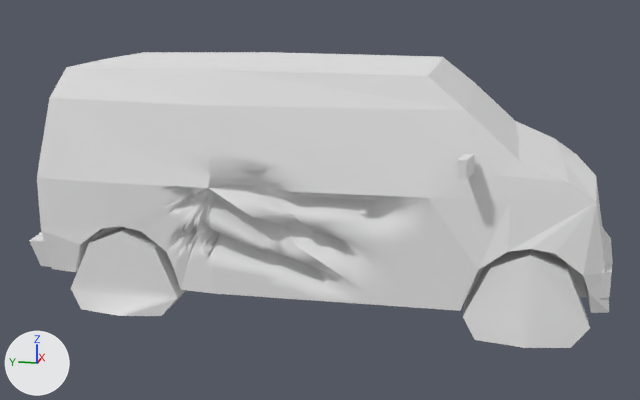
The OBJ model assets/models/PSX_Style_Cars_by_GGBot_(August2023)/Car 04/Car4_scratched.obj as it was, and as the next commit left it.
Both versions are drawn from a camera (50 mm lens) standing at (-9.81, -1.86, 3.32) and looking at (-0.09, 0.08, 0.89). Lighting does not change. The marker at lower left points along +X, +Y and +Z. Where no turn or scale is listed for an object, it has been applied to the vertices.

Names of what the first picture shows: 'Car4'.
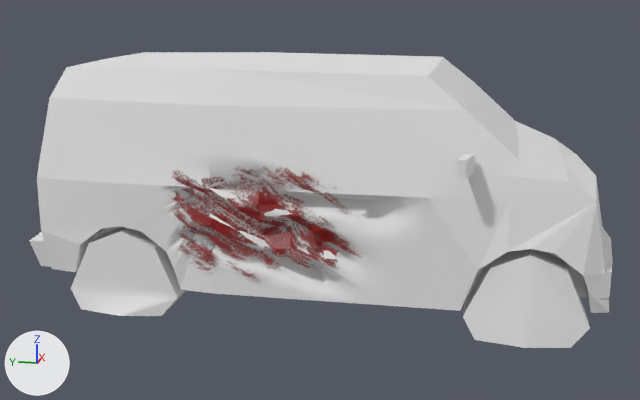
What the commit changed:
Picture 'CC_drag_&_smear.png' (img_cc_drag___smear_png) is new.
Material 'CC_drag_&_smear' (mat_cc_drag___smear) is new.
Uses the picture img_cc_drag___smear_png.
Mesh me_cc_drag___smear is new.
It has 81 vertices, 64 faces and spans x -1.47..-1.2, y -0.7..1.54, z 0.2..1.77.
It uses material mat_cc_drag___smear.
Object 'CC_drag_&_smear' (ob_cc_drag___smear) is new; it shows me_cc_drag___smear.
Its location is (0.0, 0.0, 0.0).

Location of each change, (x1, y1, x2, y2) in pixels of the pictures (640 x 400 px):
'CC_drag_&_smear', added: after (173, 167, 359, 278)
